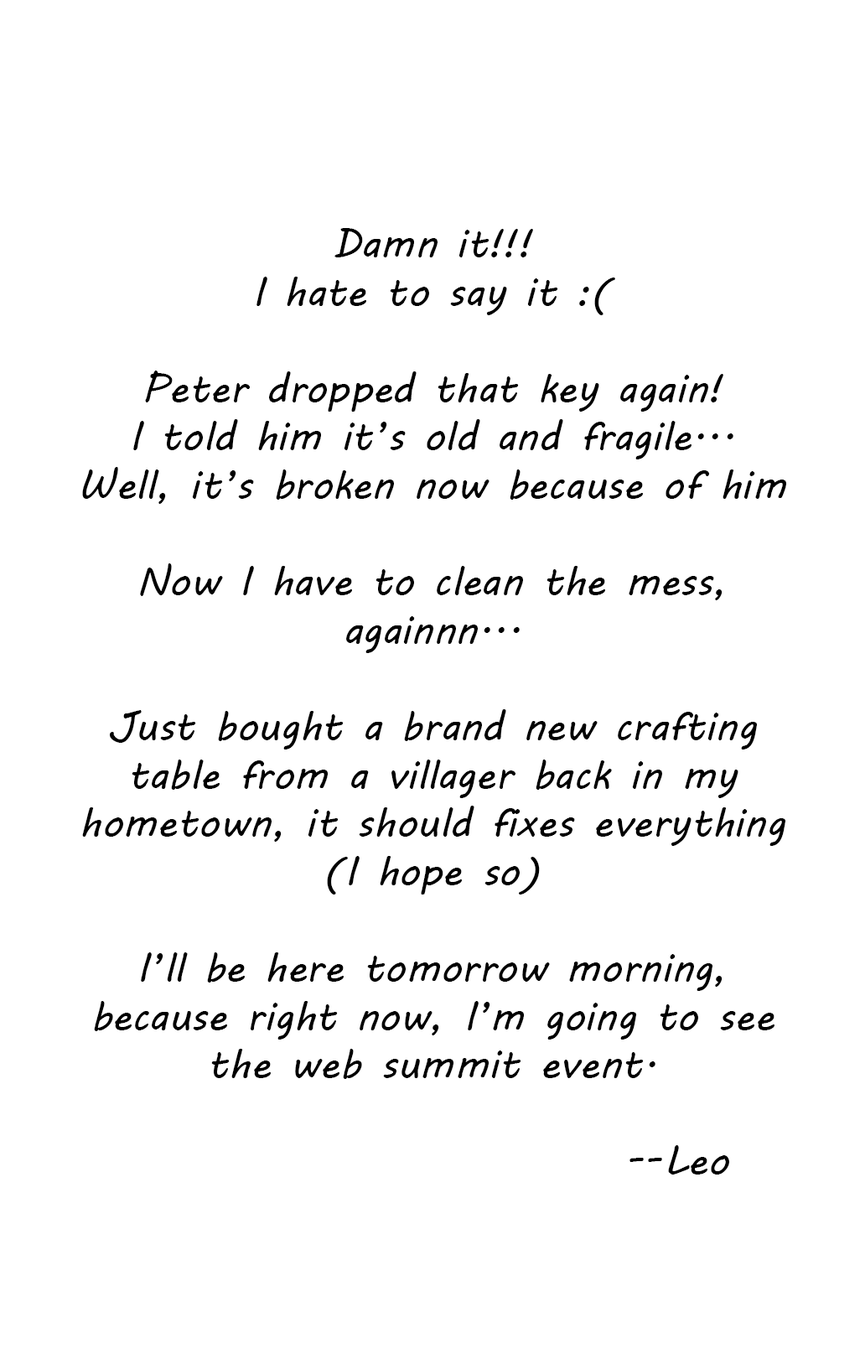
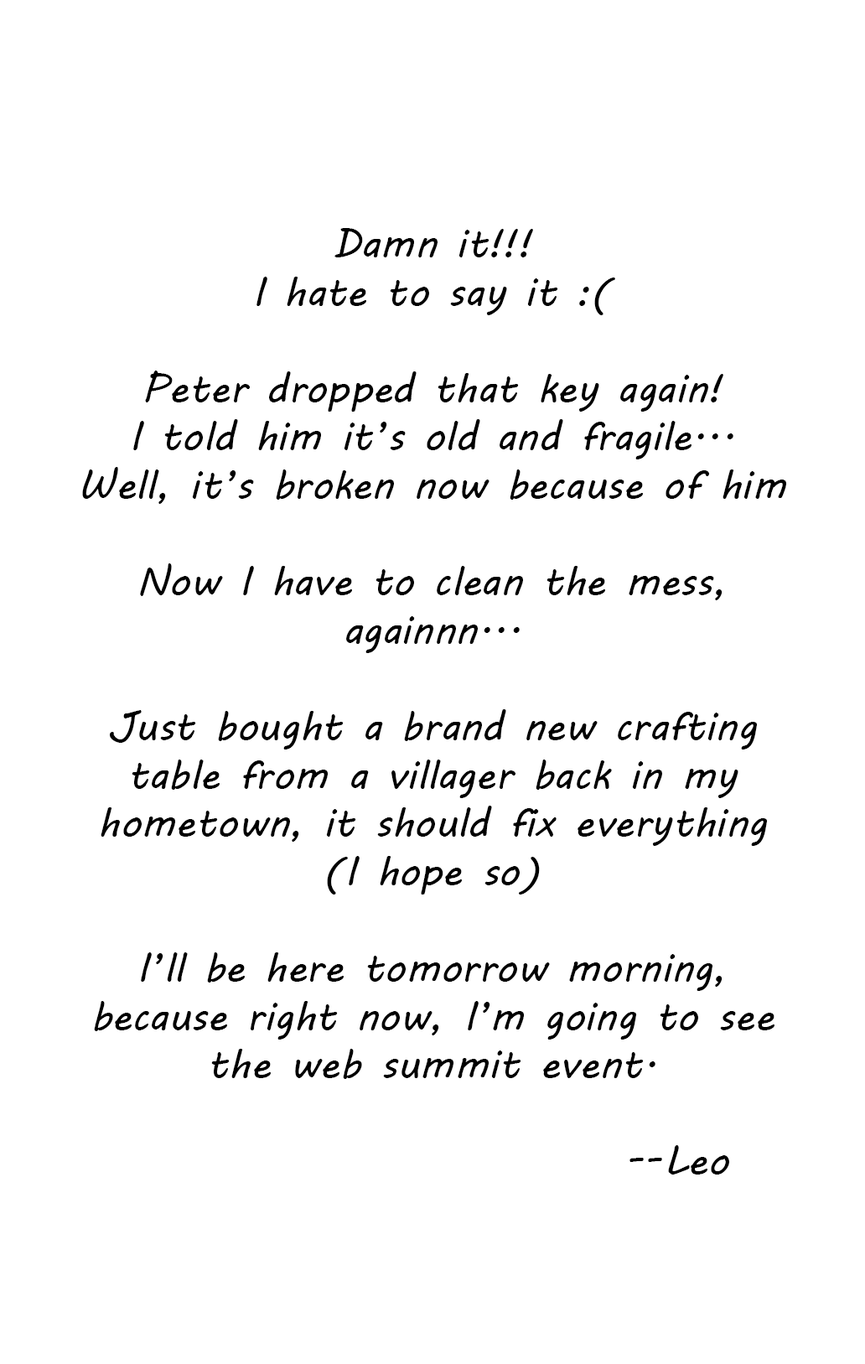
Two versions of the same layered image (865×1364). Layer-by-layer changes:
painted on "Damn it!!! I hate to say it :( Peter dropped that key aga" over [82, 805, 787, 846]
